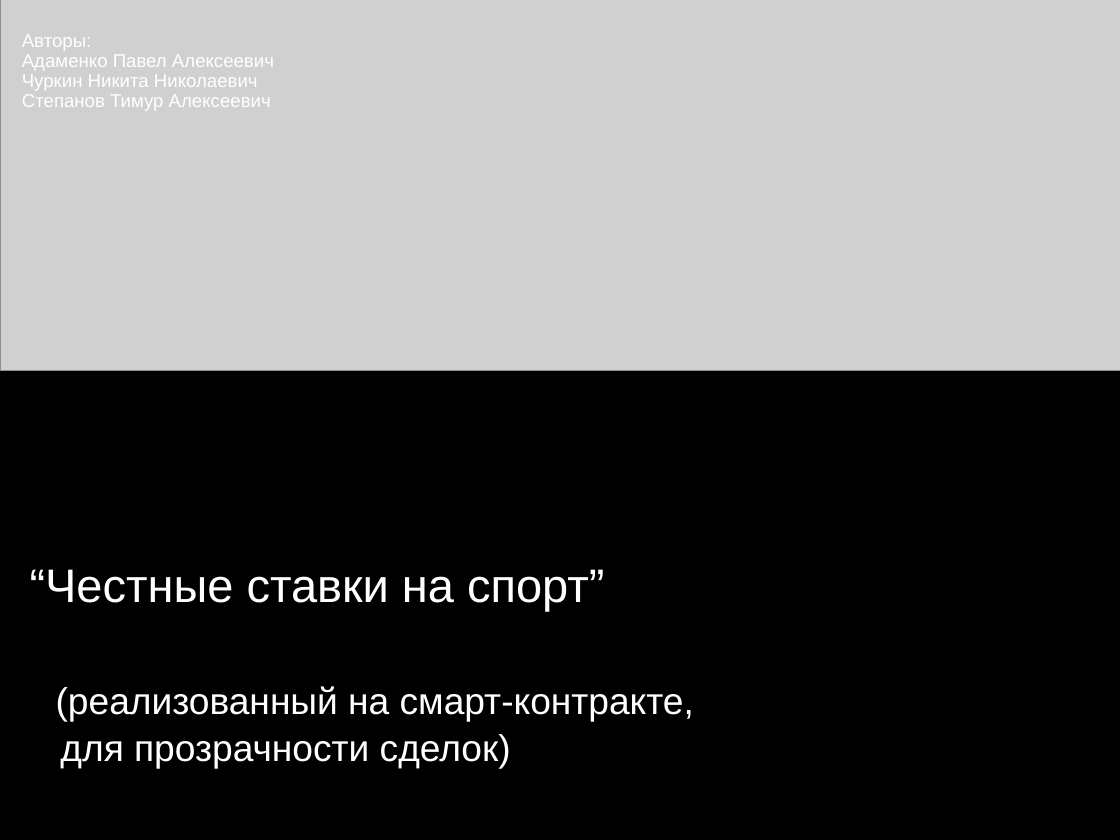
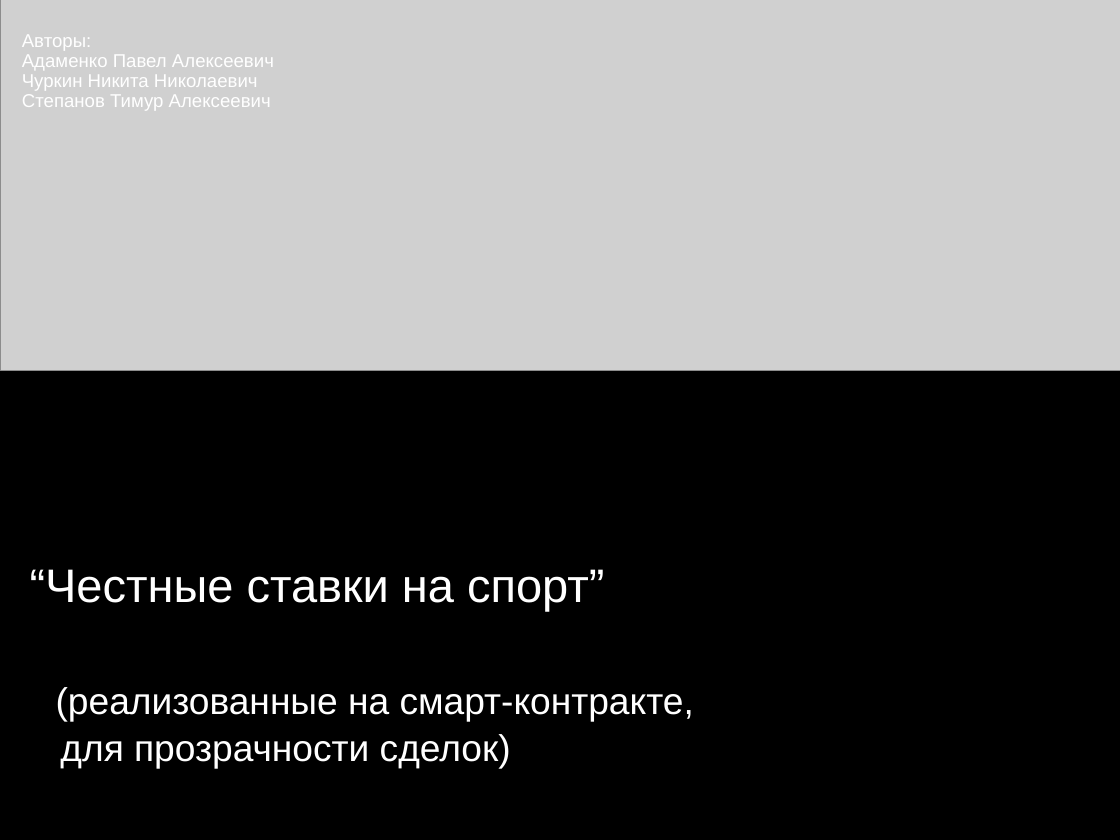
Before and after one commit to padap/hse_smart_contracts, a slide deck: slide 1 of presentation.pptx. Drawn at 1120x840 pixels with LibreOffice and Linux fonts; fonts in the diff are those of the drawing; grey boxes stand for pictures. Boxes give left, top, right and bottom in pixels: in the first picture for what was removed or moved away, otherwise in the second. Text is boxed around its words. In the diff, an @@ line names an element or a change of style, - is before the commit and + after.

```diff
--- a/presentation.pptx
+++ b/presentation.pptx
@@ title at (30,569,694,768): text changed @@
-“Честные ставки на спорт”
-(реализованный на смарт-контракте,
-для прозрачности сделок)
+“Честные ставки на спорт”
+(реализованные на смарт-контракте,
+для прозрачности сделок)
```
Also in this commit, not shown: 5 other slides changed, 1 slide added, 1 slide removed, 2 other files.
